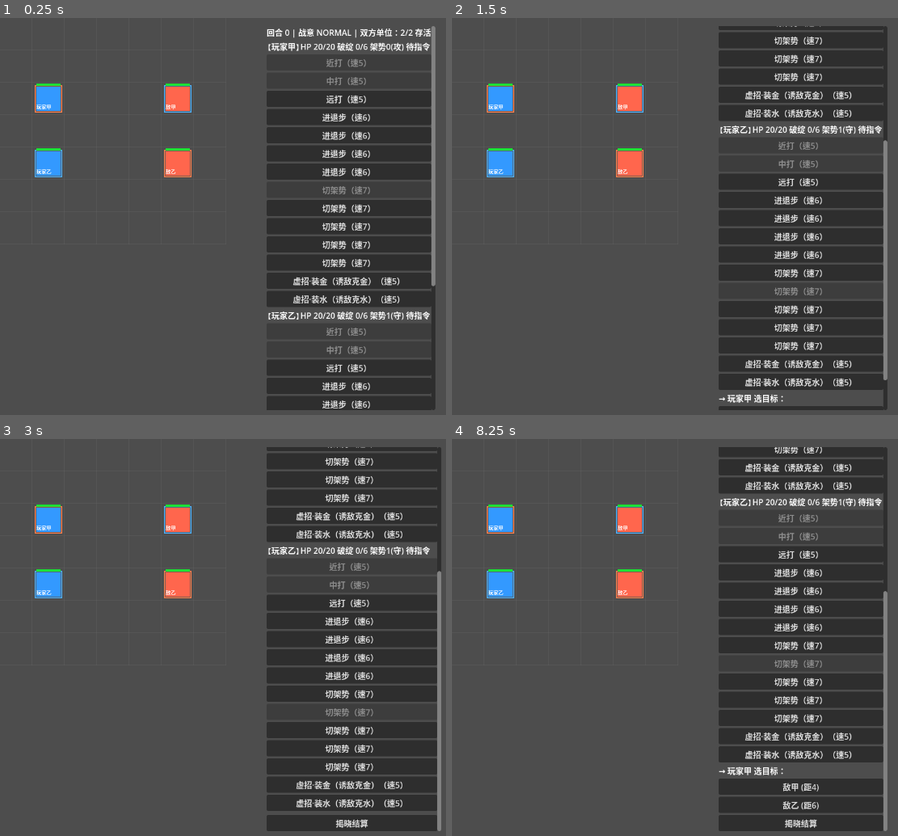
Above: before the commit, frames 1-4 (two rows, left to right).
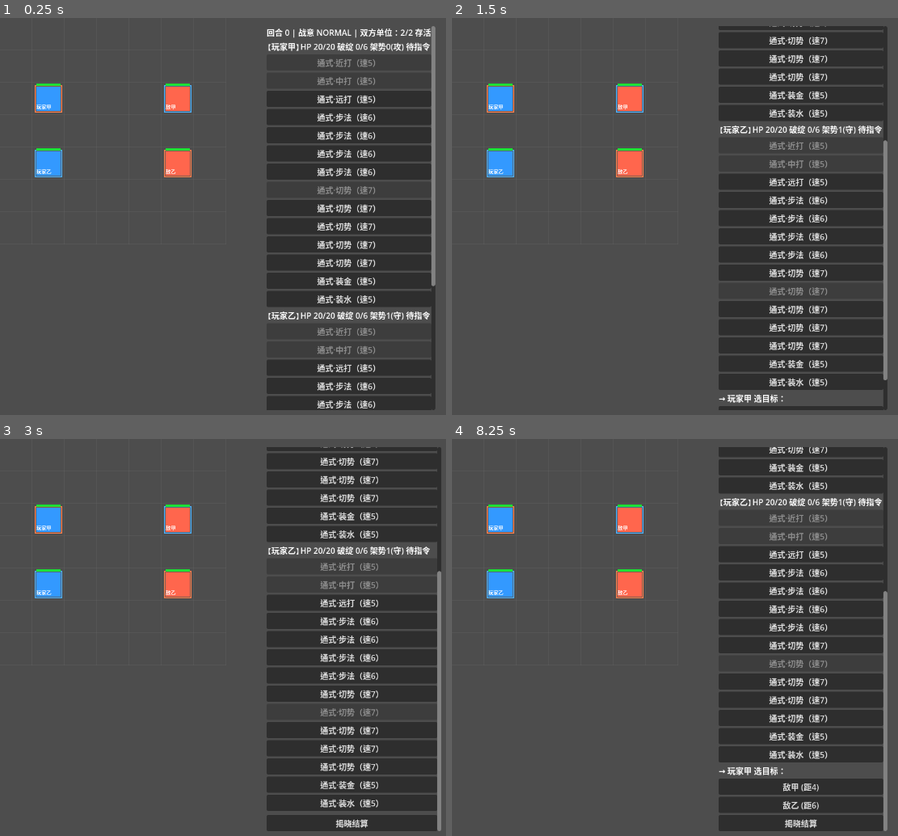
Above: after the commit, the same moments.

Repository: xieyj22/zhaizhao
Game: Godot game, scene res://src/scenes/battle/battle.tscn
The game is run twice, just before and just after one commit, with the same random seed, the same clock (stepped at 60 frames per second) and the same inputs.
Inputs (mouse positions are in pixels of both pictures, inside the frame that each line leads up to):
- Up to frame 1 (0.25 s): no input
- Up to frame 2 (1.5 s): click (799, 97) at 0.5 s, where only the run before the commit has a clickable "远打（速5）"; click (799, 21) at 1.25 s, where only the run before the commit has a clickable "切架势（速7）"
- Up to frame 3 (3 s): click (347, 442) at 2 s, where only the run after the commit has a clickable "通式·切势（速7）"; click (347, 462) at 2.75 s, where only the run before the commit has a clickable "切架势（速7）"
- Up to frame 4 (8.25 s): click (804, 462) at 3.5 s, where only the run after the commit has a clickable "通式·切势（速7）"; click (804, 478) at 4.25 s, where only the run before the commit has a clickable "切架势（速7）"; click (804, 478) at 5 s, where only the run after the commit has a clickable "通式·切势（速7）"; click (804, 498) at 5.75 s, where only the run before the commit has a clickable "切架势（速7）"; click (804, 498) at 6.5 s, where only the run after the commit has a clickable "通式·切势（速7）"; click (804, 514) at 7.25 s, where only the run before the commit has a clickable "虚招·装金（诱敌克金）（速5）"; click (799, 514) at 8 s, where only the run after the commit has a clickable "通式·装金（速5）"

The runs differ from the first frame. In frame 1, 3.7% of the frame differs, in the area x 65-90%, y 10-99%; in frame 2, 4.0%; in frame 3, 4.1%, in the area x 66-91%, y 2-93%; in frame 4, 3.6%.

Commit message:
feat(m3): migrate technique ids (R12) + register 32 techniques + TechniqueDB

Diff:
--- /dev/null
+++ b/src/data/technique_data.gd
@@ -0,0 +1,68 @@
+class_name TechniqueData
+extends RefCounted
+
+## 32 招注册（M3；spec m3-tech §2.5/§2.6）。通用 14 经 TechniqueKit 工厂；招牌 16 + 隐藏 2 经数据表。
+## 这是 tech spec 钦定的「fallback 代码工厂」模式；per-move .tres 留 M4。
+## 注：const Dictionary 字面量里 key 必须用字符串字面量（"id"）—— GDScript 不像
+## 某些语言会把 bare word 自动 stringify 成 key；bare `id:` 会被当成标识符解析报错。
+const _SIGNATURE := [
+	{"id":&"jingzhao_chuzhao", "name":"镜照·初照", "type":"STRIKE", "range":1, "dmg":4, "spd":6, "op":1, "stance":Stance.Id.EARTH, "fac":"F1", "tier":2},
+	{"id":&"jingzhao_yingzhao", "name":"镜照·映照", "type":"STANCE_SWITCH", "range":0, "dmg":0, "spd":6, "op":0, "stance":Stance.Id.EARTH, "fac":"F1", "tier":2},
+	{"id":&"chifeng_lianci", "name":"赤锋·连刺", "type":"STRIKE", "range":0, "dmg":6, "spd":6, "op":1, "stance":Stance.Id.METAL, "fac":"F2", "tier":2},
+	{"id":&"chifeng_yajin", "name":"赤锋·压阵", "type":"MOVE", "range":0, "dmg":0, "spd":6, "op":0, "stance":-1, "fac":"F2", "tier":2},
+	{"id":&"pangen_lagen", "name":"盘根·老树", "type":"STANCE_SWITCH", "range":0, "dmg":0, "spd":6, "op":0, "stance":Stance.Id.WOOD, "fac":"F3", "tier":2},
+	{"id":&"pangen_jiajia", "name":"盘根·架架", "type":"STRIKE", "range":0, "dmg":4, "spd":5, "op":1, "stance":Stance.Id.WOOD, "fac":"F3", "tier":2},
+	{"id":&"tingchao_yuanchao", "name":"听潮·远潮", "type":"STRIKE", "range":2, "dmg":3, "spd":5, "op":1, "stance":Stance.Id.WATER, "fac":"F4", "tier":2},
+	{"id":&"tingchao_xieli", "name":"听潮·卸力", "type":"MOVE", "range":0, "dmg":0, "spd":6, "op":0, "stance":-1, "fac":"F4", "tier":2},
+	{"id":&"lieyan_liaoyuan", "name":"烈焰·燎原", "type":"STRIKE", "range":1, "dmg":7, "spd":5, "op":1, "stance":Stance.Id.FIRE, "fac":"F5", "tier":2},
+	{"id":&"lieyan_pokong", "name":"烈焰·破空", "type":"STRIKE", "range":2, "dmg":4, "spd":5, "op":1, "stance":Stance.Id.FIRE, "fac":"F5", "tier":2},
+	{"id":&"huazong_zhuangtu", "name":"幻踪·装土", "type":"FEINT", "range":1, "dmg":4, "spd":5, "op":1, "stance":Stance.Id.EARTH, "fac":"F6", "tier":2},
+	{"id":&"huazong_zhuanghuo", "name":"幻踪·装火", "type":"FEINT", "range":1, "dmg":4, "spd":5, "op":1, "stance":Stance.Id.FIRE, "fac":"F6", "tier":2},
+	{"id":&"yexiao_tujin", "name":"夜枭·突进", "type":"MOVE", "range":0, "dmg":0, "spd":7, "op":0, "stance":-1, "fac":"F7", "tier":2},
+	{"id":&"yexiao_liuzhuan", "name":"夜枭·流转", "type":"STANCE_SWITCH", "range":0, "dmg":0, "spd":7, "op":0, "stance":Stance.Id.EARTH, "fac":"F7", "tier":2},
+	{"id":&"xueyi_xuedao", "name":"血衣·血祭", "type":"STRIKE", "range":0, "dmg":7, "spd":6, "op":1, "stance":Stance.Id.METAL, "fac":"F8", "tier":3},
+	{"id":&"xueyi_zhuangjin", "name":"血衣·装金", "type":"FEINT", "range":1, "dmg":4, "spd":5, "op":1, "stance":Stance.Id.METAL, "fac":"F8", "tier":3},
+]
+const _HIDDEN := [
+	{"id":&"mingjing_yizhao", "name":"明镜·遗照", "type":"STANCE_SWITCH", "range":0, "dmg":0, "spd":7, "op":0, "stance":Stance.Id.WATER, "fac":"F1", "tier":3},
+	{"id":&"wuming_wuxiang", "name":"无名·无相", "type":"SPECIAL", "range":0, "dmg":0, "spd":5, "op":0, "stance":Stance.Id.EARTH, "fac":"F1", "tier":3},
+]
+
+static func all_techniques() -> Array:
+	var out: Array = []
+	# 通用 14：3 打击 + 4 步法 + 5 切势 + 2 虚招预设（经 TechniqueKit 工厂）
+	for t in [TechniqueKit.strike_close(), TechniqueKit.strike_mid(), TechniqueKit.strike_far(),
+			TechniqueKit.step(1,0), TechniqueKit.step(-1,0), TechniqueKit.step(0,1), TechniqueKit.step(0,-1),
+			TechniqueKit.switch_to(0), TechniqueKit.switch_to(1), TechniqueKit.switch_to(2),
+			TechniqueKit.switch_to(3), TechniqueKit.switch_to(4)]:
+		out.append(t)
+	out.append_array(TechniqueKit.feint_presets())
+	# 招牌 16 + 隐藏 2（经数据表）
+	for d in _SIGNATURE + _HIDDEN:
+		out.append(_from_data(d))
+	return out   # 12 + 2 + 16 + 2 = 32
+
+## 从数据字典构造 Technique（招牌/隐藏招；通用招走 TechniqueKit 工厂）。
+static func _from_data(d: Dictionary) -> Technique:
+	var t := Technique.new()
+	t.id = d.id; t.display_name = d.name; t.type = _type(d.type)
+	t.required_range = d.range; t.base_damage = d.dmg; t.speed = d.spd
+	t.opening_dealt = d.op; t.resulting_stance = d.stance
+	if d.type == "FEINT":
+		t.apparent_stance = d.stance
+		t.feint_bonus_mult = 1.5; t.feint_fail_mult = 0.7
+	return t
+
+static func _type(s: String) -> Technique.Type:
+	match s:
+		"STRIKE": return Technique.Type.STRIKE
+		"MOVE": return Technique.Type.MOVE
+		"STANCE_SWITCH": return Technique.Type.STANCE_SWITCH
+		"FEINT": return Technique.Type.FEINT
+		_: return Technique.Type.SPECIAL
+
+## 招牌/隐藏招的 tier 来自数据表；通用招默认 T1。
+static func tier_of(id: StringName) -> int:
+	for d in _SIGNATURE: if d.id == id: return d.tier
+	for d in _HIDDEN: if d.id == id: return d.tier
+	return 1   # 通用招默认 T1
--- /dev/null
+++ b/src/data/technique_db.gd
@@ -0,0 +1,22 @@
+class_name TechniqueDB
+extends RefCounted
+
+## 招式查询层（M3；spec m3-tech §2.6）。懒加载 all_techniques() 建 id→Technique 索引。
+
+static var _by_id: Dictionary = {}
+
+static func _ensure() -> void:
+	if not _by_id.is_empty(): return
+	for t in TechniqueData.all_techniques():
+		_by_id[StringName(t.id)] = t
+
+## 按 id 查招式；无则返回 null。
+## 注：方法名用 find 而非 get —— GDScript 解析 `Class.get(...)` 静态调用时
+## 会与 Object.get() 内置方法冲突报 "Could not resolve external class member"。
+static func find(id: StringName) -> Technique:
+	_ensure()
+	return _by_id.get(id)
+
+## 从 id 池中筛出指定 tier 的子集（tier_of 默认 T1，故通用招落在 T1）。
+static func tier_ids(pool: Array, tier: int) -> Array:
+	return pool.filter(func(id): return TechniqueData.tier_of(StringName(id)) == tier)
--- a/src/data/technique_kit.gd
+++ b/src/data/technique_kit.gd
@@ -6,7 +6,7 @@
 
 static func strike_close() -> Technique:
 	var t := Technique.new()
-	t.id = &"strike_close"; t.display_name = "近打"
+	t.id = &"tongshi_jinda"; t.display_name = "通式·近打"
 	t.type = Technique.Type.STRIKE
 	t.required_range = RangeBand.Id.CLOSE
 	t.base_damage = 5; t.speed = 5; t.opening_dealt = 1
@@ -15,7 +15,7 @@
 
 static func strike_mid() -> Technique:
 	var t := Technique.new()
-	t.id = &"strike_mid"; t.display_name = "中打"
+	t.id = &"tongshi_zhongda"; t.display_name = "通式·中打"
 	t.type = Technique.Type.STRIKE
 	t.required_range = RangeBand.Id.MID
 	t.base_damage = 4; t.speed = 5; t.opening_dealt = 1
@@ -24,7 +24,7 @@
 
 static func strike_far() -> Technique:
 	var t := Technique.new()
-	t.id = &"strike_far"; t.display_name = "远打"
+	t.id = &"tongshi_yuanda"; t.display_name = "通式·远打"
 	t.type = Technique.Type.STRIKE
 	t.required_range = RangeBand.Id.FAR
 	t.base_damage = 3; t.speed = 5; t.opening_dealt = 1
@@ -33,7 +33,7 @@
 
 static func step(dx: int, dy: int) -> Technique:
 	var t := Technique.new()
-	t.id = &"step"; t.display_name = "进退步"
+	t.id = _step_id_for(dx, dy); t.display_name = "通式·步法"
 	t.type = Technique.Type.MOVE
 	t.required_range = 0
 	t.speed = 6; t.move_delta = Vector2i(dx, dy)
@@ -42,11 +42,25 @@
 
 static func switch_to(s: int) -> Technique:
 	var t := Technique.new()
-	t.id = StringName("switch_%d" % s); t.display_name = "切架势"
+	t.id = _switch_id_for(s); t.display_name = "通式·切势"
 	t.type = Technique.Type.STANCE_SWITCH
 	t.required_range = 0
 	t.speed = 7; t.resulting_stance = s
 	return t
+
+## —— R12 id 迁移（M3；T3 §5.1）—— 工厂内部 id 改新正式 id，签名/数值不变。
+static func _step_id_for(dx: int, dy: int) -> StringName:
+	if dx > 0: return &"tongshi_jinbu"
+	if dx < 0: return &"tongshi_tuibu"
+	if dy > 0: return &"tongshi_cebu_shang"
+	return &"tongshi_cebu_xia"
+
+const _SWITCH_IDS := [
+	&"tongshi_zhuan_ruijin", &"tongshi_zhuan_pangen", &"tongshi_zhuan_houtu",
+	&"tongshi_zhuan_liushui", &"tongshi_zhuan_liehuo",
+]
+static func _switch_id_for(s: int) -> StringName:
+	return _SWITCH_IDS[clampi(s, 0, 4)]
 
 ## 伪装打击虚招（design §2.3）：apparent=诱饵架势，real 打击复用 base_damage
 static func feint_strike(apparent: int, real_dmg := 4, real_stance := -1) -> Technique:
@@ -64,9 +78,9 @@
 ## AI 不用（AI 走 AIController._make_feint 自动注入）；玩家 picker 追加这组。
 static func feint_presets() -> Array:
 	var f1 := feint_strike(Stance.Id.METAL, 4, -1)
-	f1.id = &"feint_lure_metal"; f1.display_name = "虚招·装金（诱敌克金）"
+	f1.id = &"tongshi_zhuangjin"; f1.display_name = "通式·装金"
 	var f2 := feint_strike(Stance.Id.WATER, 4, -1)
-	f2.id = &"feint_lure_water"; f2.display_name = "虚招·装水（诱敌克水）"
+	f2.id = &"tongshi_zhuangshui"; f2.display_name = "通式·装水"
 	return [f1, f2]
 
 ## M1 通用 kit：3 打击 + 4 方向移动 + 5 切架势。
--- /dev/null
+++ b/tests/test_technique_db.gd
@@ -0,0 +1,42 @@
+extends GutTest
+
+func test_generic_kit_uses_new_ids():
+	assert_eq(TechniqueKit.strike_close().id, &"tongshi_jinda")
+	assert_eq(TechniqueKit.strike_mid().id, &"tongshi_zhongda")
+	assert_eq(TechniqueKit.strike_far().id, &"tongshi_yuanda")
+
+func test_step_id_by_direction():
+	assert_eq(TechniqueKit.step(1, 0).id, &"tongshi_jinbu", "+x 进步")
+	assert_eq(TechniqueKit.step(-1, 0).id, &"tongshi_tuibu", "-x 退步")
+	assert_eq(TechniqueKit.step(0, 1).id, &"tongshi_cebu_shang", "+y 侧步·上")
+	assert_eq(TechniqueKit.step(0, -1).id, &"tongshi_cebu_xia", "-y 侧步·下")
+
+func test_switch_id_by_stance():
+	assert_eq(TechniqueKit.switch_to(Stance.Id.METAL).id, &"tongshi_zhuan_ruijin")
+	assert_eq(TechniqueKit.switch_to(Stance.Id.WOOD).id, &"tongshi_zhuan_pangen")
+	assert_eq(TechniqueKit.switch_to(Stance.Id.EARTH).id, &"tongshi_zhuan_houtu")
+	assert_eq(TechniqueKit.switch_to(Stance.Id.WATER).id, &"tongshi_zhuan_liushui")
+	assert_eq(TechniqueKit.switch_to(Stance.Id.FIRE).id, &"tongshi_zhuan_liehuo")
+
+func test_feint_presets_new_ids():
+	var ps := TechniqueKit.feint_presets()
+	assert_eq(ps[0].id, &"tongshi_zhuangjin")
+	assert_eq(ps[1].id, &"tongshi_zhuangshui")
+
+func test_db_get_returns_technique():
+	var t := TechniqueDB.find(&"chifeng_lianci")
+	assert_not_null(t)
+	assert_eq(t.display_name, "赤锋·连刺")
+	assert_eq(t.type, Technique.Type.STRIKE)
+
+func test_db_tier_filter():
+	var pool := [&"tongshi_jinda", &"chifeng_lianci", &"xueyi_xuedao"]
+	var t1 := TechniqueDB.tier_ids(pool, 1)
+	assert_true(t1.has(&"tongshi_jinda"), "通式近打是 T1")
+	var t2 := TechniqueDB.tier_ids(pool, 2)
+	assert_true(t2.has(&"chifeng_lianci"), "赤锋连刺是 T2")
+	assert_false(t2.has(&"tongshi_jinda"))
+
+func test_data_count():
+	# 14 通用 + 16 招牌 + 2 隐藏 = 32 实例
+	assert_eq(TechniqueData.all_techniques().size(), 32, "14+16+2=32（通用14含4步法+5切势+3打击+2虚招预设；招牌16；隐藏2）")
